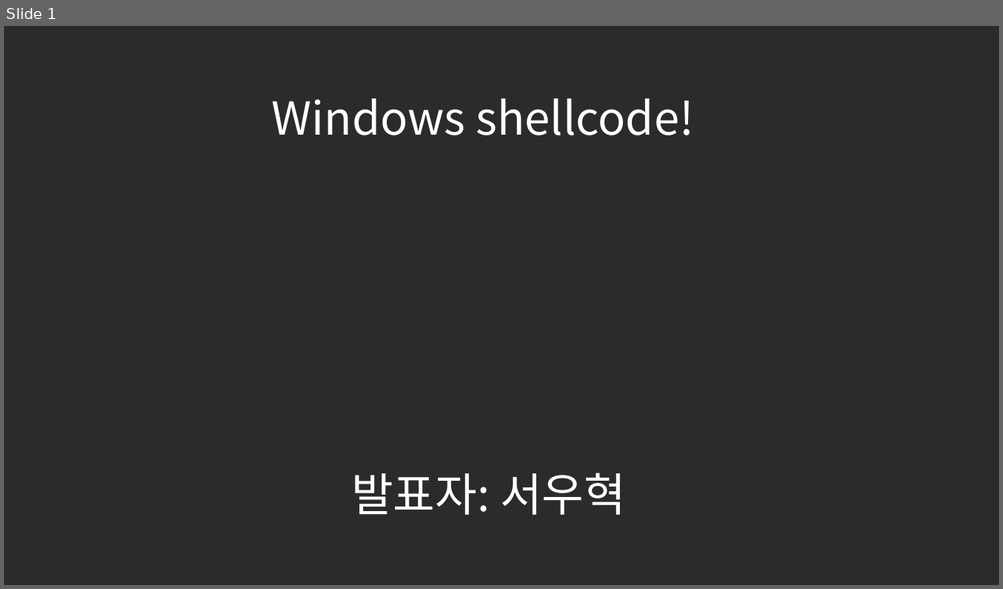
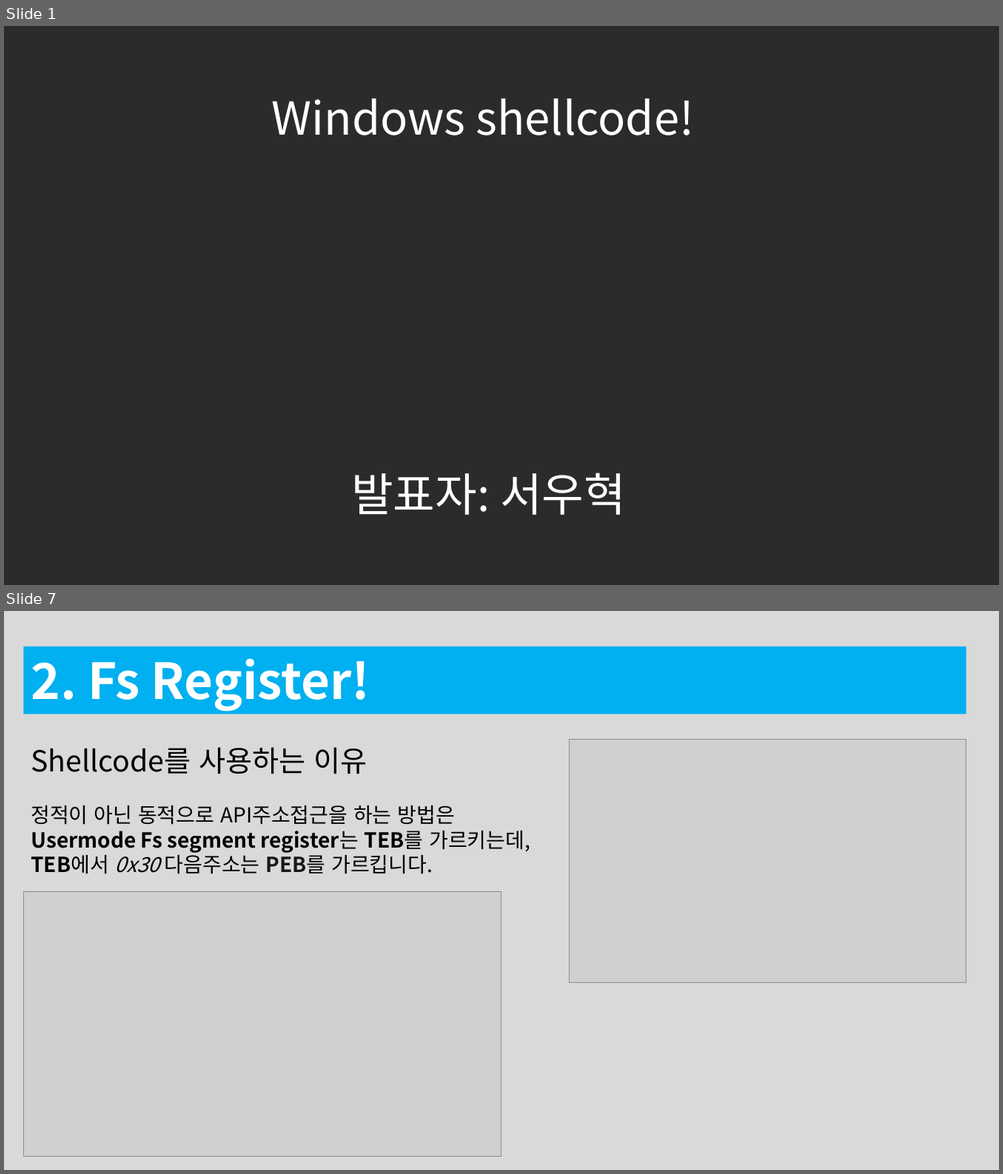
Before and after one commit to traitor0213/universal-shellcode, a slide deck: 123545.pptx. Shown one above the other, each under a label of ours: slide 1 before the commit, slides 1 and 7 after it; the slides between them are not shown. The pictures are 1003x589 and 1003x1174 pixels, drawn with LibreOffice and Linux fonts; fonts in the diff are those of the drawing; grey boxes stand for pictures; background and template pictures are left out; a plain dark background stands for a picture behind light text. Boxes give left, top, right and bottom in pixels: in the first picture for what was removed or moved away, otherwise in the second. Text is boxed around its words. In the diff, an @@ line names an element or a change of style, - is before the commit and + after.

```diff
--- a/123545.pptx
+++ b/123545.pptx
@@ slide 7 added at [4,611,999,1170], background #D9D9D9 @@
@@ rectangle added at [23,646,966,714], fill #00B0F0, 48 pt, text #FFFFFF, bold @@
+2. Fs Register!
@@ rectangle added at [23,739,549,993], fill #D9D9D9, outline #D9D9D9 0.75 pt, 20 pt, text #000000 @@
+Shellcode를 사용하는 이유
+정적이 아닌 동적으로 API주소접근을 하는 방법은
+Usermode Fs segment register는 TEB를 가르키는데,
+TEB에서 0x30 다음주소는 PEB를 가르킵니다.
@@ picture added at [569,739,967,983] @@
@@ picture added at [23,892,501,1157] @@
```
Also in this commit, not shown: 20 slides changed, 3 other slides added, 3 slides removed.
